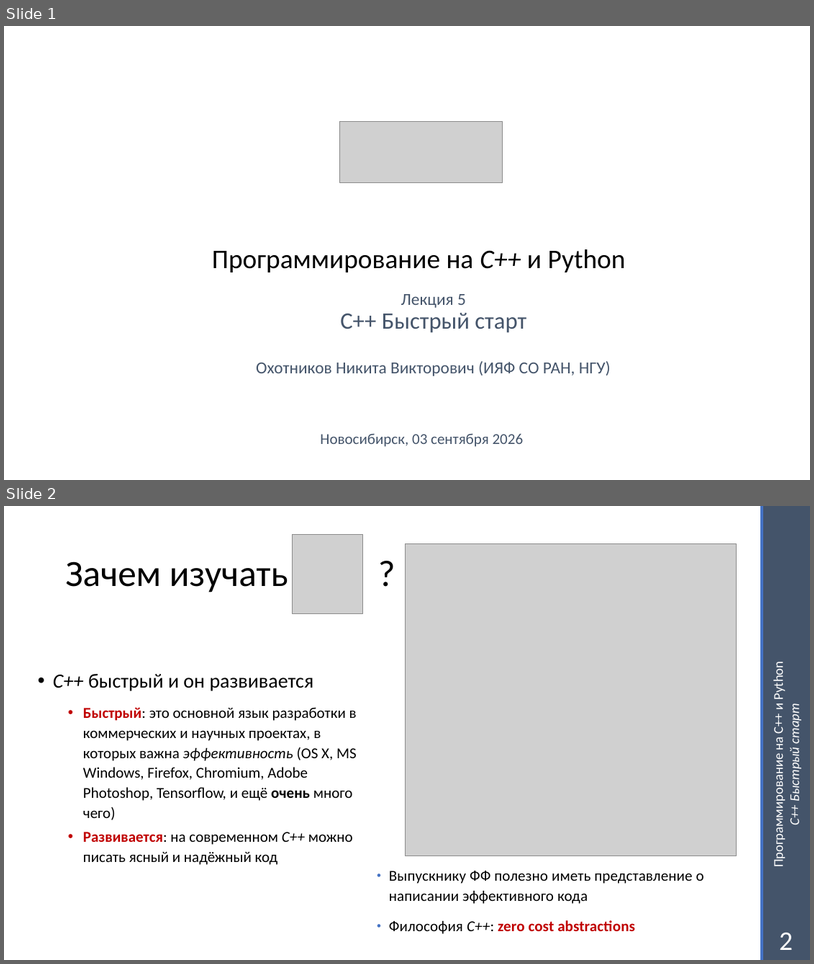
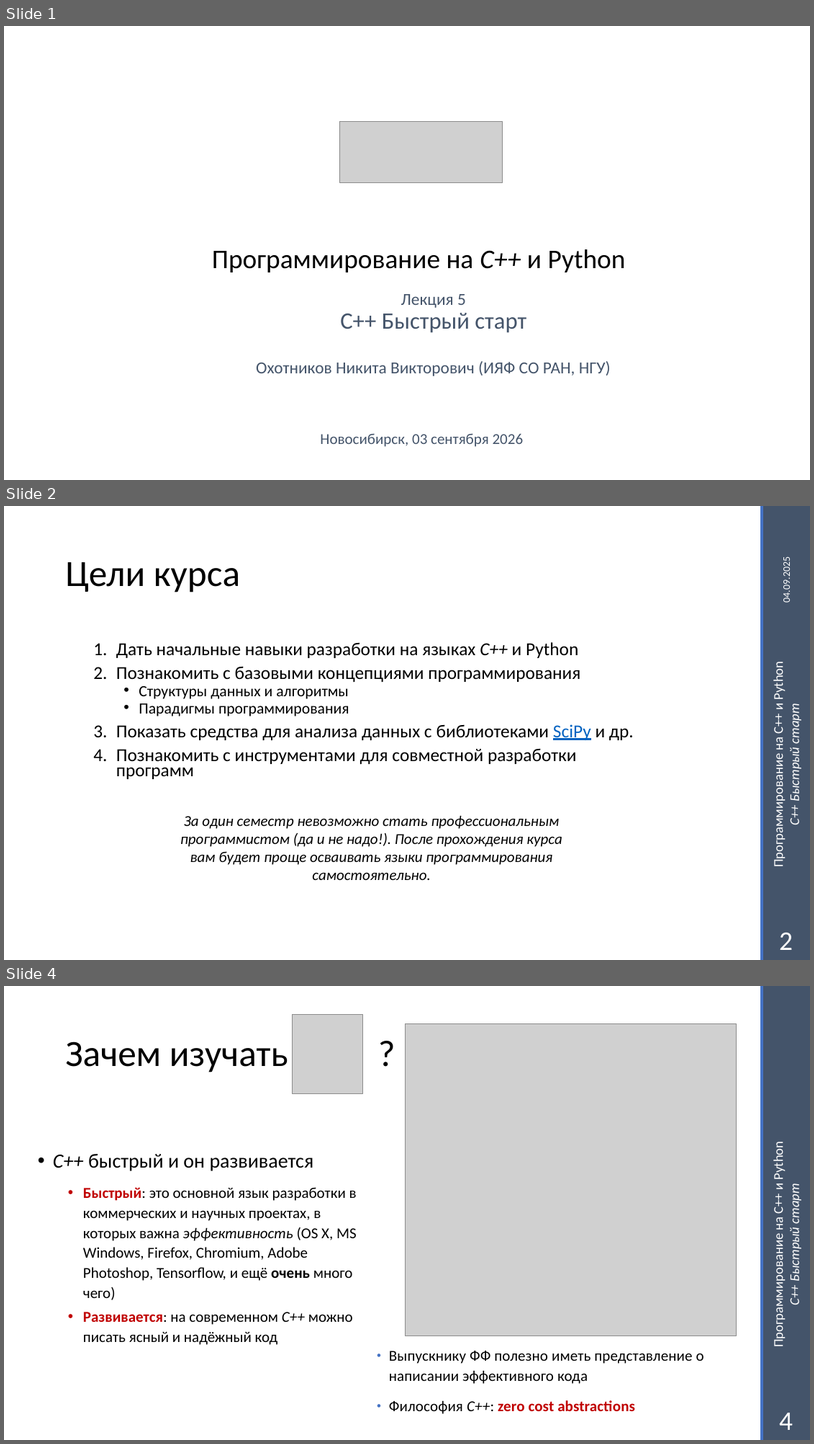
Before and after one commit to NSU-Programming/lectures2026, a slide deck: lecture_1/L1_Cpp_fast_start.pptx. Shown one above the other, each under a label of ours: slides 1 and 2 before the commit, slides 1, 2 and 4 after it; the slides between them are not shown. The pictures are 814x964 and 814x1444 pixels, drawn with LibreOffice and Linux fonts; fonts in the diff are those of the drawing; grey boxes stand for pictures. Boxes give left, top, right and bottom in pixels: in the first picture for what was removed or moved away, otherwise in the second. Text is boxed around its words. In the diff, an @@ line names an element or a change of style, - is before the commit and + after.

```diff
--- a/lecture_1/L1_Cpp_fast_start.pptx
+++ b/lecture_1/L1_Cpp_fast_start.pptx
@@ slide 2 added at box(4, 506, 810, 960), background #FFFFFF; not listed: 3 template elements that a slide beside it also shows @@
@@ title added at box(65, 562, 240, 592), 44 pt, text #000000 @@
+Цели курса
@@ text added at box(781, 561, 793, 602), 12 pt, text #FFFFFF @@
+04.09.2025
@@ text added at box(116, 642, 634, 779), 21.7 pt, text #000000 @@
+1. Дать начальные навыки разработки на языках C++ и Python
+2. Познакомить с базовыми концепциями программирования
+  • Структуры данных и алгоритмы
+  • Парадигмы программирования
+3. Показать средства для анализа данных с библиотеками SciPy и др.
+4. Познакомить с инструментами для совместной разработки программ
@@ text added at box(180, 815, 562, 880), 18 pt, text #000000, italic @@
+За один семестр невозможно стать профессиональным программистом (да и не надо!). После прохождения курса вам будет проще осваивать языки программирования самостоятельно.
@@ page number added at box(779, 932, 793, 950), 32 pt, text #FFFFFF @@
+2
@@ what was slide 2 is now slide 4 @@
@@ page number at box(779, 1412, 793, 1430): text changed @@
-2
+4
```
Also in this commit, not shown: 2 other slides added.
